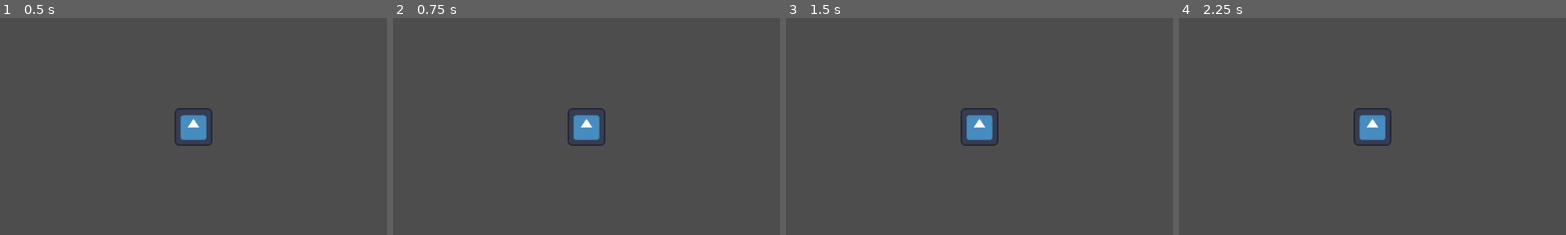
Above: before the commit, frames 1-4 (left to right).
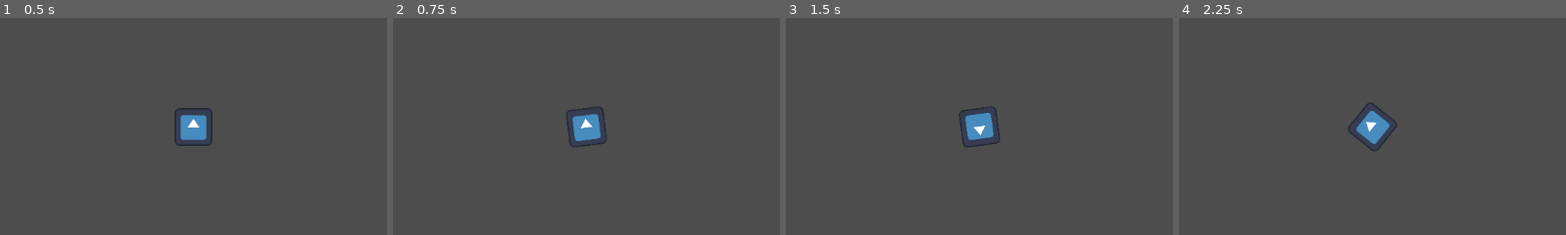
Above: after the commit, the same moments.

Repository: SolemnSintres/shiver2d
Game: Godot game, scene res://test_world.tscn
Same seed, same stepped clock (60 frames per second), same inputs: the game is played once before the commit and once after it. The engine's default icon, where the game draws it, is replaced by a stand-in: a white triangle on a blue panel in a dark square.
Inputs (mouse positions are % of the whole screen's width and height, from its top left):
- Up to frame 1 (0.5 s): no input
- Up to frame 2 (0.75 s): tap Enter at 0.5 s; move the mouse to (72, 45) at 0.52 s; hold D (move_right) from 0.53 s (still down)
- Up to frame 3 (1.5 s): tap Space at 1.25 s; move the mouse to (30, 55) at 1.27 s; release D (move_right) at 1.28 s; hold S (move_down) from 1.28 s (still down)
- Up to frame 4 (2.25 s): tap Enter at 2 s; move the mouse to (60, 28) at 2.02 s; release S (move_down) at 2.03 s; hold D (move_right) from 2.03 s (still down)
The pictures show only the part of the screen within x 25-75%, y 25-75%; the shares and areas given below are measured in that part.

Frame 1 is identical in both runs. In frame 2, 0.4% of the frame differs, in the area x 44-56%, y 40-60%; in frame 3, 0.5%; in frame 4, 0.8%, in the area x 43-57%, y 38-62%.

Commit message:
Stare at the mouse

Diff:
--- a/player.gd
+++ b/player.gd
@@ -6,6 +6,11 @@
 	return 0
 
 func _physics_process(delta):
+	var gap = global_position.distance_to(get_global_mouse_position())
+	if gap > 30:
+		look_at(get_global_mouse_position())
+	print(gap)
+
 	var moveit = Input.get_vector("move_left","move_right","move_up","move_down")
 	var direction = Vector2(moveit.x,moveit.y)
 	velocity.x = direction.x * SPEED
--- a/player.tscn
+++ b/player.tscn
@@ -10,13 +10,10 @@
 script = ExtResource("1_4flbx")
 
 [node name="Sprite2D" type="Sprite2D" parent="." unique_id=775053394]
-position = Vector2(293, 319)
 scale = Vector2(0.4375, 0.4375)
 texture = ExtResource("2_onrkg")
 
 [node name="CollisionShape2D" type="CollisionShape2D" parent="." unique_id=1991209411]
-position = Vector2(293, 319)
 shape = SubResource("RectangleShape2D_onrkg")
 
 [node name="Camera2D" type="Camera2D" parent="." unique_id=117347434]
-position = Vector2(293, 319)
